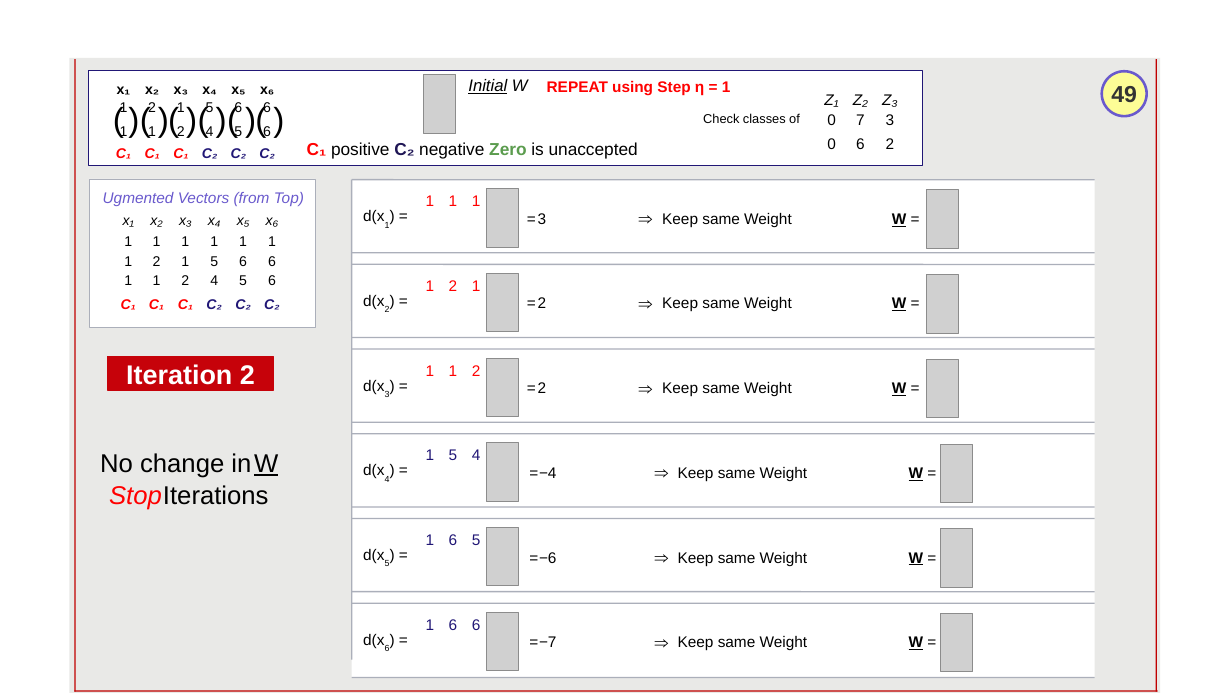
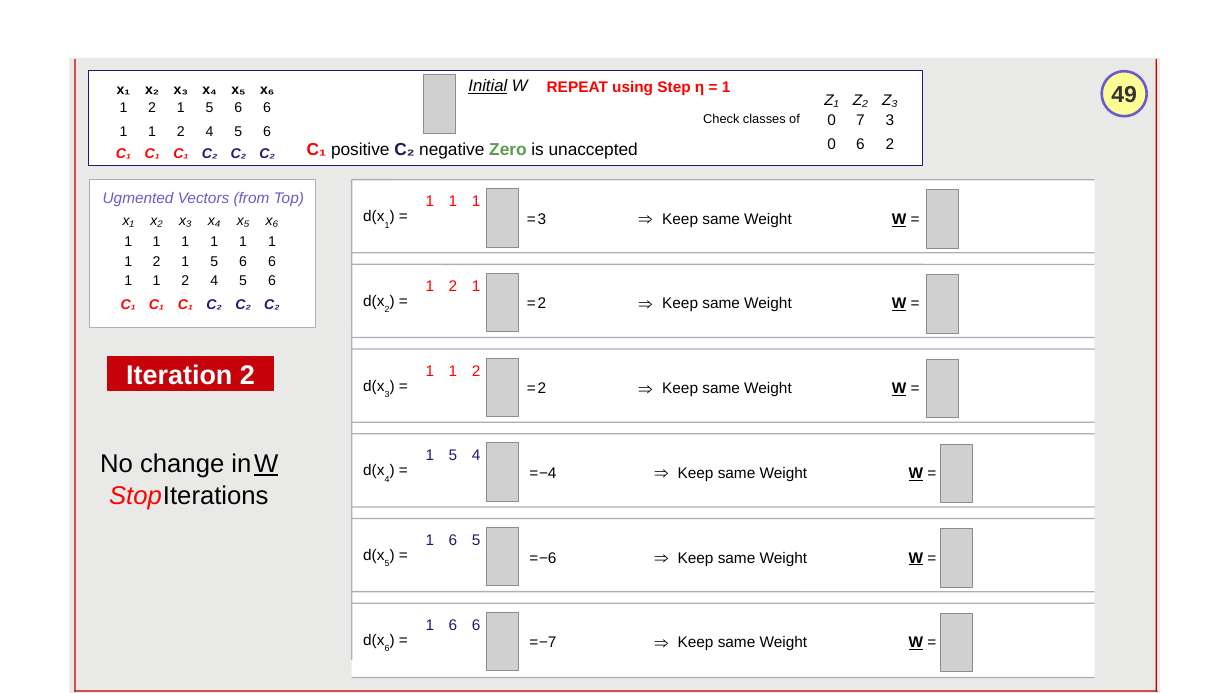
Before and after one commit to ahmedhosnypro/ai_llm_slides, a slide deck: slide 49 of videos/machine-learning/03_ridger_regression_gradient_descent/recreated_pptx/03_ridger_regression_gradient_descent_final.pptx. Drawn at 1232x693 pixels with LibreOffice and Linux fonts; fonts in the diff are those of the drawing; grey boxes stand for pictures; background and template pictures are left out. Boxes give left, top, right and bottom in pixels: in the first picture for what was removed or moved away, otherwise in the second. Text is boxed around its words. In the diff, an @@ line names an element or a change of style, - is before the commit and + after.

```diff
--- a/videos/machine-learning/03_ridger_regression_gradient_descent/recreated_pptx/03_ridger_regression_gradient_descent_final.pptx
+++ b/videos/machine-learning/03_ridger_regression_gradient_descent/recreated_pptx/03_ridger_regression_gradient_descent_final.pptx
@@ text removed at (113, 99, 120, 138) @@
-(
@@ text removed at (128, 99, 136, 138) @@
-)
@@ text removed at (140, 99, 147, 138) @@
-(
@@ text removed at (158, 99, 165, 138) @@
-)
@@ text removed at (168, 99, 176, 138) @@
-(
@@ text removed at (186, 99, 193, 138) @@
-)
@@ text removed at (198, 99, 205, 138) @@
-(
@@ text removed at (215, 99, 223, 138) @@
-)
@@ text removed at (227, 99, 235, 138) @@
-(
@@ text removed at (245, 99, 252, 138) @@
-)
@@ text removed at (255, 99, 262, 138) @@
-(
@@ text removed at (274, 99, 281, 138) @@
-)
```
Also in this commit, not shown: 25 other files.
